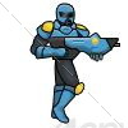
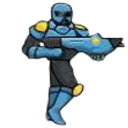
Layer changes from the first 128 x 128 image to the second:
added layer "Visible" above "Pasted Layer" over [3, 1, 128, 128]
hid "Pasted Layer", painted on it, masked it over [0, 0, 128, 128]
